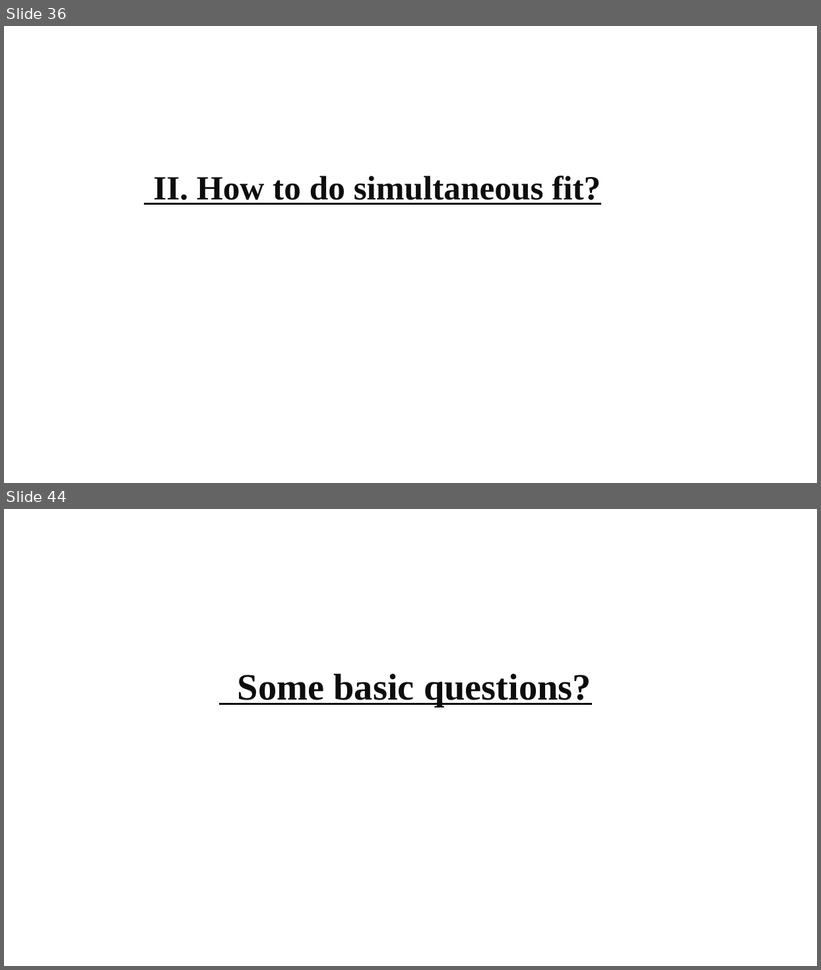
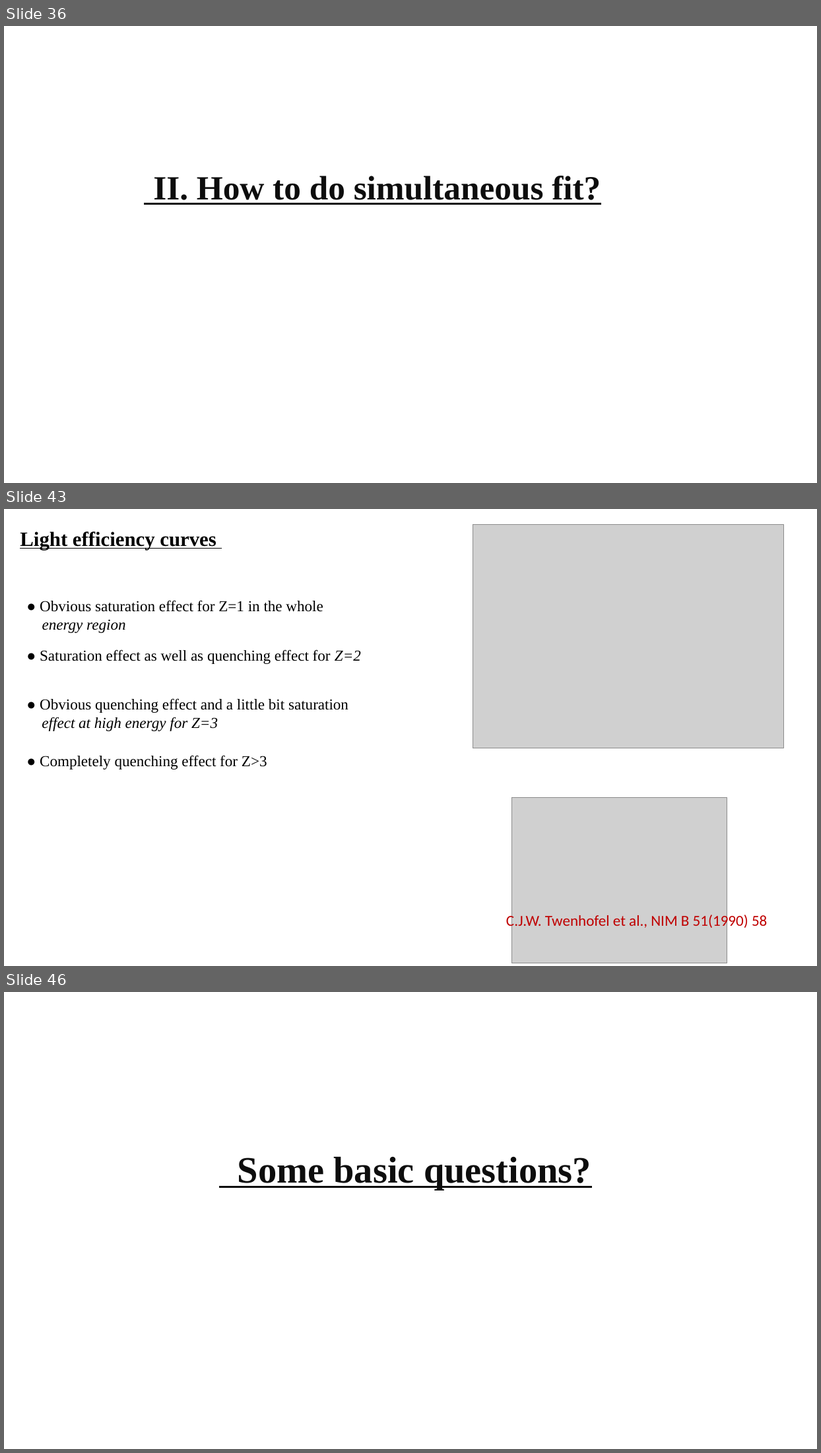
Before and after one commit to gfh16/StudyNotes, a slide deck: 2018Oct-Tutorial_HiRACsICalibrations.pptx. Shown one above the other, each under a label of ours: slides 36 and 44 before the commit, slides 36, 43 and 46 after it; the slides between them are not shown. The pictures are 821x970 and 821x1453 pixels, drawn with LibreOffice and Linux fonts; fonts in the diff are those of the drawing; grey boxes stand for pictures. Boxes give left, top, right and bottom in pixels: in the first picture for what was removed or moved away, otherwise in the second. Text is boxed around its words. In the diff, an @@ line names an element or a change of style, - is before the commit and + after.

```diff
--- a/2018Oct-Tutorial_HiRACsICalibrations.pptx
+++ b/2018Oct-Tutorial_HiRACsICalibrations.pptx
@@ slide 43 added at box(4, 509, 817, 966), background #FFFFFF @@
@@ picture added at box(473, 525, 784, 749) @@
@@ text added at box(20, 531, 216, 550), 24 pt, text #000000, bold, underline @@
+Light efficiency curves
@@ text added at box(40, 600, 323, 633), 18 pt, text #000000 @@
+● Obvious saturation effect for Z=1 in the whole
+energy region
@@ text added at box(40, 650, 361, 664), 18 pt, text #000000 @@
+● Saturation effect as well as quenching effect for Z=2
@@ text added at box(40, 698, 349, 731), 18 pt, text #000000 @@
+● Obvious quenching effect and a little bit saturation
+effect at high energy for Z=3
@@ text added at box(40, 755, 267, 770), 18 pt, text #000000 @@
+● Completely quenching effect for Z>3
@@ picture added at box(512, 798, 727, 964) @@
@@ text added at box(506, 913, 767, 930), 18 pt, text #C00000 @@
+C.J.W. Twenhofel et al., NIM B 51(1990) 58
@@ what was slide 44 is now slide 46 @@
```
Also in this commit, not shown: 2 slides changed, 5 other slides added, 4 slides removed, 1 other file.
